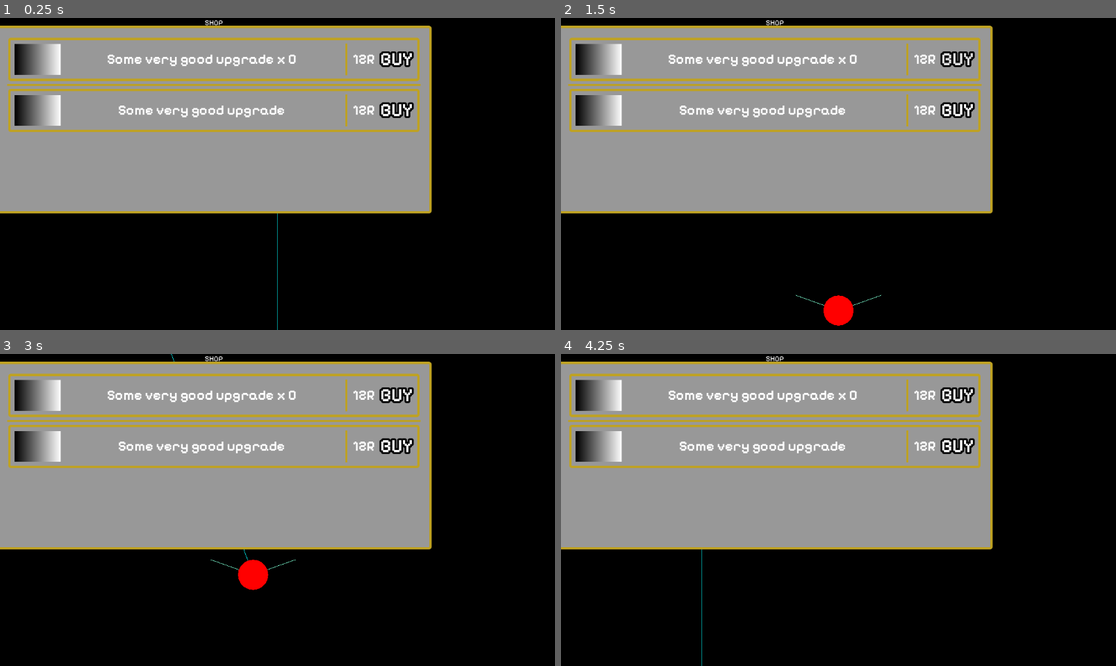
Above: before the commit, frames 1-4 (two rows, left to right).
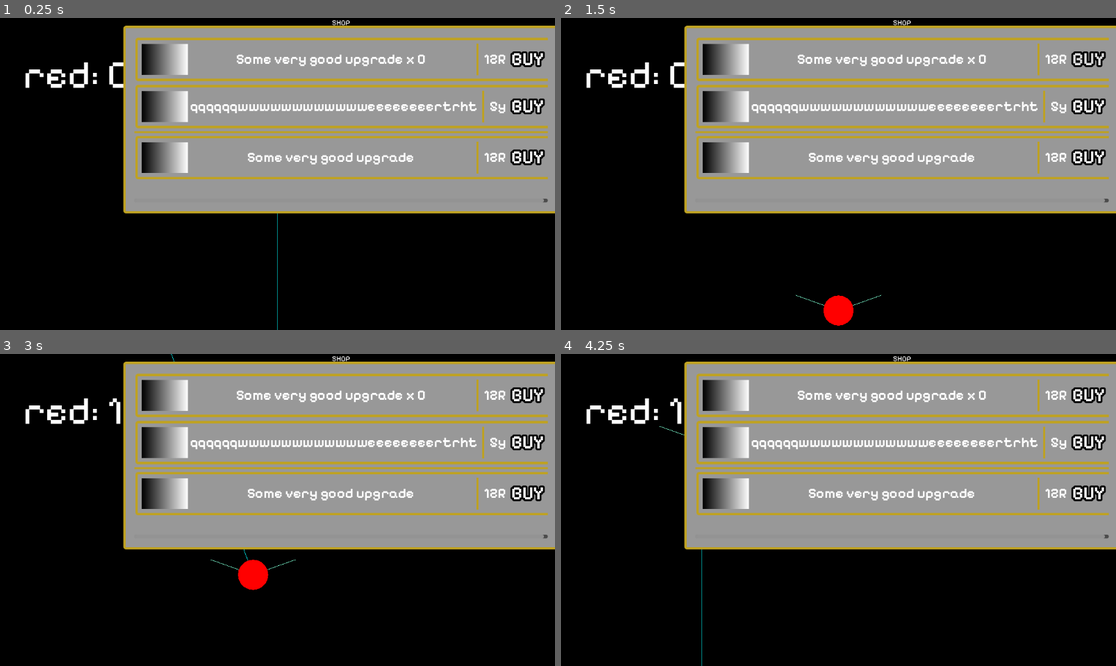
Above: after the commit, the same moments.

Repository: tommyrobot666/gnnerericclicker
Game: Godot game, scene res://game.tscn
The game is run twice, just before and just after one commit, with the same random seed, the same clock (stepped at 60 frames per second) and the same inputs.
Inputs (mouse positions are in pixels of both pictures, inside the frame that each line leads up to):
- Up to frame 1 (0.25 s): no input
- Up to frame 2 (1.5 s): click "BUY" at 0.5 s; click "BUY" at 1.25 s
- Up to frame 3 (3 s): click "BUY" at 2 s; tap Enter at 2.75 s; move the mouse to (277, 647) at 2.77 s; press the mouse at (277, 647) at 2.78 s
- Up to frame 4 (4.25 s): tap Space at 3.5 s; move the mouse to (727, 525) at 3.52 s; release the mouse at (727, 525) at 3.53 s; click (727, 525) at 3.6 s

The runs differ from the first frame. In frame 1, 34% of the frame differs, in the area x 0-100%, y 0-63%; in frame 2, 34%; in frame 3, 34%; in frame 4, 34%.

Commit message:
finnished scripts for shops

Diff:
--- a/collected_resources.gd
+++ b/collected_resources.gd
@@ -38,3 +38,6 @@
 			)
 		)
 	return output
+
+static func get_amount_bought(key:String) -> int:
+	return 0
--- a/game.tscn
+++ b/game.tscn
@@ -1,13 +1,30 @@
-[gd_scene load_steps=9 format=3 uid="uid://cxeja0273xkff"]
+[gd_scene load_steps=14 format=3 uid="uid://cxeja0273xkff"]
 
 [ext_resource type="Script" uid="uid://8f47nhf40v1" path="res://gen_walls.gd" id="1_80nbo"]
 [ext_resource type="Script" uid="uid://ovpx47jlx30u" path="res://color_bit.gd" id="1_e2o6t"]
 [ext_resource type="Script" uid="uid://c4ocgqvic010f" path="res://label.gd" id="3_feb5d"]
 [ext_resource type="Theme" uid="uid://njngowuujv01" path="res://shop_theme.tres" id="4_fc0e3"]
-[ext_resource type="Script" uid="uid://behyr2l7gdpb4" path="res://shop_item.gd" id="5_7jktm"]
+[ext_resource type="Script" uid="uid://bpkaqhjmnxqb8" path="res://shop.gd" id="5_ryrav"]
+[ext_resource type="Script" uid="uid://drqmnm4703feb" path="res://shop_items_entry.gd" id="6_eow3j"]
+[ext_resource type="PackedScene" uid="uid://dl0vk85lhb1ju" path="res://shop_item.tscn" id="6_ryrav"]
 
 [sub_resource type="LabelSettings" id="LabelSettings_e2o6t"]
 font_size = 81
+
+[sub_resource type="Gradient" id="Gradient_j5wjh"]
+
+[sub_resource type="GradientTexture1D" id="GradientTexture1D_vef74"]
+gradient = SubResource("Gradient_j5wjh")
+
+[sub_resource type="Resource" id="Resource_hve3p"]
+script = ExtResource("6_eow3j")
+icon = SubResource("GradientTexture1D_vef74")
+description = "qqqqqqwwwwwwwwwwwweeeeeeeertrht"
+one_time = true
+cost = "5y"
+on_buy_f_name = "print"
+amount_bought_key = ""
+metadata/_custom_type_script = "uid://drqmnm4703feb"
 
 [sub_resource type="Gradient" id="Gradient_feb5d"]
 
@@ -63,19 +80,26 @@
 script = ExtResource("3_feb5d")
 
 [node name="VBoxContainer" type="VBoxContainer" parent="CanvasLayer/Control"]
-layout_mode = 0
-offset_right = 888.0
+layout_mode = 1
+anchors_preset = 1
+anchor_left = 1.0
+anchor_right = 1.0
+offset_left = -888.0
 offset_bottom = 398.0
+grow_horizontal = 0
 
 [node name="Label" type="Label" parent="CanvasLayer/Control/VBoxContainer"]
 layout_mode = 2
 text = "SHOP"
 horizontal_alignment = 1
 
-[node name="Shop" type="PanelContainer" parent="CanvasLayer/Control/VBoxContainer"]
+[node name="Shop" type="PanelContainer" parent="CanvasLayer/Control/VBoxContainer" node_paths=PackedStringArray("items_parent")]
 layout_mode = 2
 size_flags_vertical = 3
 theme = ExtResource("4_fc0e3")
+script = ExtResource("5_ryrav")
+items = Array[ExtResource("6_eow3j")]([SubResource("Resource_hve3p")])
+items_parent = NodePath("MarginContainer/ScrollContainer/VBoxContainer")
 
 [node name="MarginContainer" type="MarginContainer" parent="CanvasLayer/Control/VBoxContainer/Shop"]
 layout_mode = 2
@@ -88,41 +112,8 @@
 size_flags_horizontal = 3
 size_flags_vertical = 3
 
-[node name="ShopItem" type="MarginContainer" parent="CanvasLayer/Control/VBoxContainer/Shop/MarginContainer/ScrollContainer/VBoxContainer"]
+[node name="ShopItem" parent="CanvasLayer/Control/VBoxContainer/Shop/MarginContainer/ScrollContainer/VBoxContainer" instance=ExtResource("6_ryrav")]
 layout_mode = 2
-script = ExtResource("5_7jktm")
-
-[node name="PanelContainer" type="PanelContainer" parent="CanvasLayer/Control/VBoxContainer/Shop/MarginContainer/ScrollContainer/VBoxContainer/ShopItem"]
-layout_mode = 2
-
-[node name="HBoxContainer" type="HBoxContainer" parent="CanvasLayer/Control/VBoxContainer/Shop/MarginContainer/ScrollContainer/VBoxContainer/ShopItem/PanelContainer"]
-layout_mode = 2
-
-[node name="TextureRect" type="TextureRect" parent="CanvasLayer/Control/VBoxContainer/Shop/MarginContainer/ScrollContainer/VBoxContainer/ShopItem/PanelContainer/HBoxContainer"]
-custom_minimum_size = Vector2(96, 64)
-layout_mode = 2
-texture = SubResource("GradientTexture2D_fc0e3")
-expand_mode = 1
-
-[node name="CenterContainer" type="CenterContainer" parent="CanvasLayer/Control/VBoxContainer/Shop/MarginContainer/ScrollContainer/VBoxContainer/ShopItem/PanelContainer/HBoxContainer"]
-layout_mode = 2
-size_flags_horizontal = 3
-
-[node name="Label" type="Label" parent="CanvasLayer/Control/VBoxContainer/Shop/MarginContainer/ScrollContainer/VBoxContainer/ShopItem/PanelContainer/HBoxContainer/CenterContainer"]
-layout_mode = 2
-text = "Some very good upgrade x 0"
-horizontal_alignment = 1
-
-[node name="VSeparator" type="VSeparator" parent="CanvasLayer/Control/VBoxContainer/Shop/MarginContainer/ScrollContainer/VBoxContainer/ShopItem/PanelContainer/HBoxContainer"]
-layout_mode = 2
-
-[node name="Cost" type="Label" parent="CanvasLayer/Control/VBoxContainer/Shop/MarginContainer/ScrollContainer/VBoxContainer/ShopItem/PanelContainer/HBoxContainer"]
-layout_mode = 2
-text = "12R "
-
-[node name="Buy" type="Button" parent="CanvasLayer/Control/VBoxContainer/Shop/MarginContainer/ScrollContainer/VBoxContainer/ShopItem/PanelContainer/HBoxContainer"]
-layout_mode = 2
-text = "BUY"
 
 [node name="HSeparator" type="HSeparator" parent="CanvasLayer/Control/VBoxContainer/Shop/MarginContainer/ScrollContainer/VBoxContainer"]
 layout_mode = 2
--- /dev/null
+++ b/int_supplier.gd
@@ -0,0 +1,24 @@
+class_name IntSupplier
+extends RefCounted
+
+var f:Callable
+# used just in case f is an expencive opperation at the cost of memory
+var cache:int
+
+func _init(f:Callable=Callable()) -> void:
+	self.f = f
+
+func get_int() -> int:
+	cache = f.call()
+	assert(is_valid())
+	return cache
+
+func get_int_or_null() -> Variant:#int?: TODO: update to 4.2 for nullable types
+	cache = f.call()
+	if is_valid():
+		return cache
+	else:
+		return null
+
+func is_valid() -> bool:
+	return f != null && f != Callable() && cache is int
--- /dev/null
+++ b/shop.gd
@@ -0,0 +1,23 @@
+extends Container
+
+const ITEMS_SCENE = preload("res://shop_item.tscn")
+
+@export var items:Array[ShopItemsEntry]
+@export var items_parent:Container
+
+var h_sep_index = 1 # should be 0
+
+func _ready() -> void:
+	for item in items:
+		var item_node:ShopItem = ITEMS_SCENE.instantiate()
+		items_parent.add_child(item_node)
+		item_node.set_data(
+			item.description,
+			item.cost,
+			item.icon,
+			item.get_on_buy(),
+			item.get_amount_bought_supplier()
+		)
+		if item.one_time:
+			items_parent.move_child(item_node,h_sep_index)
+			h_sep_index += 1
--- a/shop_item.gd
+++ b/shop_item.gd
@@ -1,3 +1,4 @@
+class_name ShopItem
 extends MarginContainer
 
 @onready var texture_rect: TextureRect = $PanelContainer/HBoxContainer/TextureRect
@@ -13,7 +14,7 @@
 	set(x):
 		description = x
 		label.text = x
-var get_amount_bought:Callable
+var get_amount_bought:IntSupplier
 var cost:String:
 	set(x):
 		cost = x
@@ -24,23 +25,19 @@
 		buy_b.pressed.connect(buy)
 var _queue_free_after_buy:bool = false
 
-static func null_amount_bought():
-	return null
-
 @warning_ignore("shadowed_variable")
-func set_data(description:String, cost:String, icon:Texture2D, buy:Callable, get_amount_bought:Callable = null_amount_bought):
+func set_data(description:String, cost:String, icon:Texture2D, buy:Callable, get_amount_bought:IntSupplier = IntSupplier.new()):
 	self.description = description
 	self.cost = cost
 	self.icon = icon
 	self.buy = buy
 	self.get_amount_bought = get_amount_bought
-	if get_amount_bought == null_amount_bought:
+	if !get_amount_bought.is_valid():
 		_queue_free_after_buy = true
 
 func update_amount_bought():
-	assert(!(get_amount_bought == null || get_amount_bought == Callable()))
-
-	var amount_bought:int = get_amount_bought.call()
+	assert(get_amount_bought != null)
+	var amount_bought:int = get_amount_bought.get_int_or_null()
 	if amount_bought != null:
 		self.label.text = "%s x %d" % [description, amount_bought]
 
--- /dev/null
+++ b/shop_item.tscn
@@ -0,0 +1,44 @@
+[gd_scene load_steps=4 format=3 uid="uid://dl0vk85lhb1ju"]
+
+[ext_resource type="Script" uid="uid://behyr2l7gdpb4" path="res://shop_item.gd" id="1_glqc6"]
+
+[sub_resource type="Gradient" id="Gradient_feb5d"]
+
+[sub_resource type="GradientTexture2D" id="GradientTexture2D_fc0e3"]
+gradient = SubResource("Gradient_feb5d")
+width = 96
+
+[node name="ShopItem" type="MarginContainer"]
+script = ExtResource("1_glqc6")
+
+[node name="PanelContainer" type="PanelContainer" parent="."]
+layout_mode = 2
+
+[node name="HBoxContainer" type="HBoxContainer" parent="PanelContainer"]
+layout_mode = 2
+
+[node name="TextureRect" type="TextureRect" parent="PanelContainer/HBoxContainer"]
+custom_minimum_size = Vector2(96, 64)
+layout_mode = 2
+texture = SubResource("GradientTexture2D_fc0e3")
+expand_mode = 1
+
+[node name="CenterContainer" type="CenterContainer" parent="PanelContainer/HBoxContainer"]
+layout_mode = 2
+size_flags_horizontal = 3
+
+[node name="Label" type="Label" parent="PanelContainer/HBoxContainer/CenterContainer"]
+layout_mode = 2
+text = "Some very good upgrade x 0"
+horizontal_alignment = 1
+
+[node name="VSeparator" type="VSeparator" parent="PanelContainer/HBoxContainer"]
+layout_mode = 2
+
+[node name="Cost" type="Label" parent="PanelContainer/HBoxContainer"]
+layout_mode = 2
+text = "12R "
+
+[node name="Buy" type="Button" parent="PanelContainer/HBoxContainer"]
+layout_mode = 2
+text = "BUY"
--- /dev/null
+++ b/shop_item_buy_events.gd
@@ -0,0 +1,2 @@
+class_name ShopItemBuyEvents
+extends Node
--- /dev/null
+++ b/shop_items_entry.gd
@@ -0,0 +1,21 @@
+class_name ShopItemsEntry # extend to change amount_bought_supplier
+extends Resource
+
+@export var icon:Texture2D
+@export_multiline var description:String
+@export var one_time:bool
+@export var cost:String
+@export var on_buy_f_name:String
+@export var amount_bought_key:String
+
+func get_on_buy() -> Callable:
+	return Callable(ShopItemBuyEvents,on_buy_f_name)
+
+func get_amount_bought_supplier() -> IntSupplier:
+	if one_time:
+		return IntSupplier.new()
+	else:
+		return IntSupplier.new(
+			func():
+				return CollectedResources.get_amount_bought(amount_bought_key)
+		)
Not shown, added: int_supplier.gd.uid
Not shown, added: shop.gd.uid
Not shown, added: shop_item_buy_events.gd.uid
Not shown, added: shop_items_entry.gd.uid
